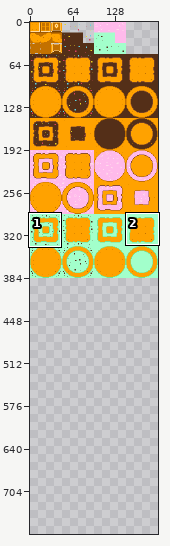
File history of a sprite sheet, assets/tileset.png. The first picture is a wide view before the edit; the outline marks the close-up.
Close-up. Before the edit:
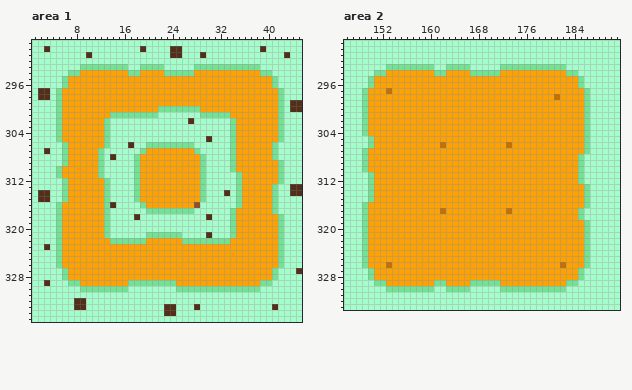
The file is 208x384 pixels. Shown: area 1: x 1..45, y 289..335; area 2: x 146..191, y 289..333. The old version is drawn lined up with the new one, on the new canvas. The commit also changed other parts of the picture, which this record leaves out.
New version:
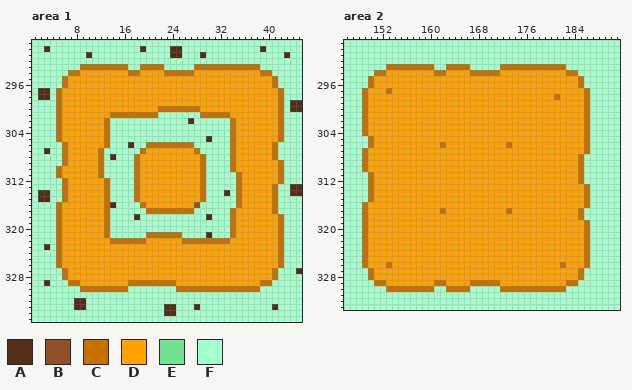
Palette (. is transparent): A #542f18  B #905129  C #c37100  D #ffa200  E #71e392  F #a2ffcb
The edit:
canvas 208x384 -> 192x768 (the part of the old canvas that was cut away was empty and is not shown)
Area 1:
Colour E gives way to colour C in row 293 at x 9 to 16, 19 to 22 and 28 to 38; in row 294 at x 7 to 8, 17 to 18, 23 to 27 and 39 to 40; in rows 295 to 296 at x 6 and 41; in rows 297 to 299 at x 5 and 42; in row 300 at x 5, 22 to 28 and 42; in row 301 at x 5, 14 to 21, 29 to 33 and 42.
Colour E gives way to colour C in rows 302 to 305 at x 5, 13, 34 and 42; in row 306 at x 6, 13, 20 to 27, 34 and 41; in row 307 at x 6, 12, 19, 28, 34 and 41; in row 308 at x 6, 12, 18, 29, 34 and 41; in row 309 at x 6, 12, 18, 29, 34 and 42; in row 310 at x 5, 12, 18, 29, 34 and 42.
Colour E gives way to colour C in row 311 at x 5, 12, 18, 29, 35 and 42; in row 312 at x 6, 13, 18, 29, 35 and 42; in rows 313 to 315 at x 6, 13, 18, 29, 35 and 41; in row 316 at x 5, 13, 19, 35 and 41; in row 317 at x 5, 13, 20 to 27, 34 and 41; in rows 318 to 320 at x 5, 13, 34 and 42.
Colour E gives way to colour C in row 321 at x 5, 13, 20 to 25, 34 and 42; in row 322 at x 5, 14 to 19, 26 to 33 and 42; in rows 323 to 326 at x 5 and 42; in rows 327 to 328 at x 6 and 41; in row 329 at x 7 to 8, 17 to 24 and 39 to 40; in row 330 at x 9 to 16 and 25 to 38.
Area 2:
Colour E gives way to colour C in row 293 at x 153 to 160, 163 to 166 and 172 to 182; in row 294 at x 151 to 152, 161 to 162, 167 to 171 and 183 to 184; in rows 295 to 296 at x 150 and 185; in rows 297 to 304 at x 149 and 186; in rows 305 to 306 at x 150 and 186; in row 307 at x 149 and 186.
Colour E gives way to colour C in rows 308 to 310 at x 149 and 185; in rows 311 to 312 at x 150 and 185; in rows 313 to 315 at x 150 and 186; in row 316 at x 149 and 186; in rows 317 to 318 at x 149 and 185; in rows 319 to 326 at x 149 and 186.
Colour E gives way to colour C in rows 327 to 328 at x 150 and 185; in row 329 at x 151 to 152, 161 to 162, 167 to 171 and 183 to 184; in row 330 at x 153 to 160, 163 to 166 and 172 to 182.
Pixel boxes of the changes (left, top, right, bottom) in both close-ups:
changed: (56, 64, 284, 292)
changed: (362, 64, 590, 292)
